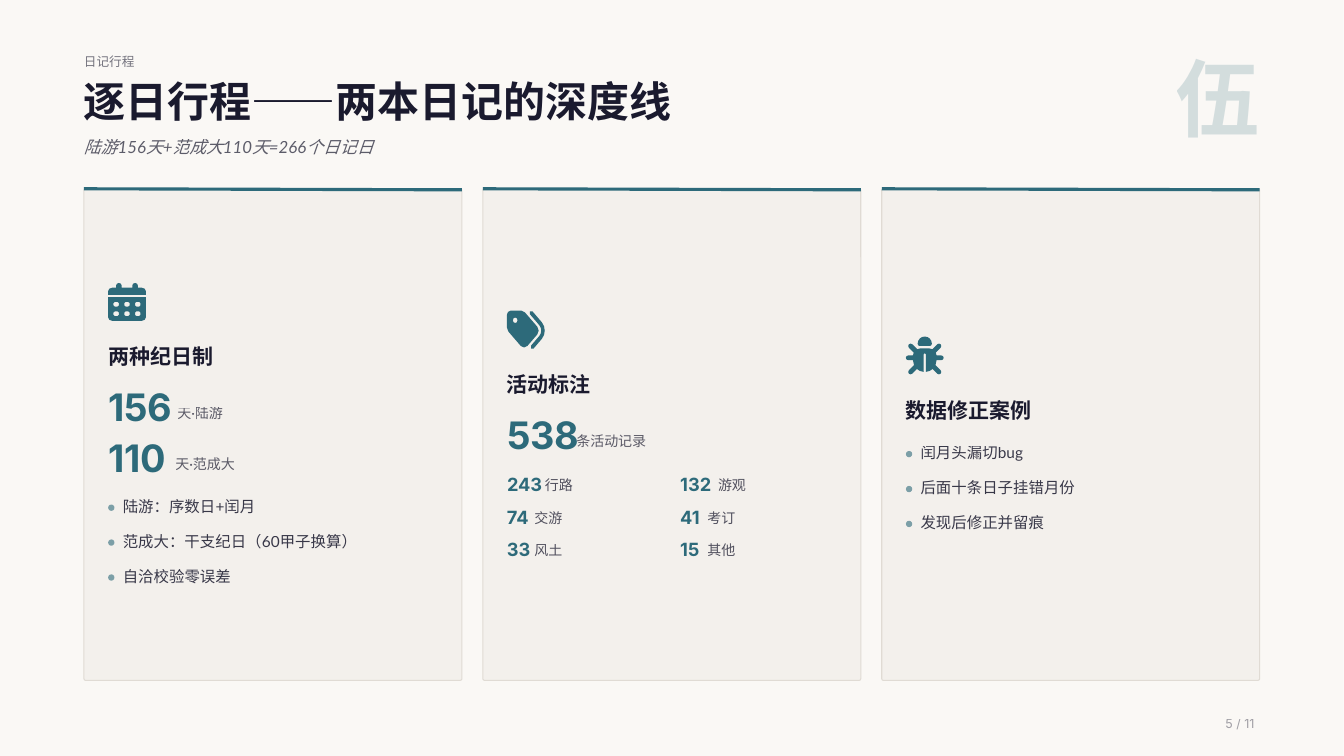
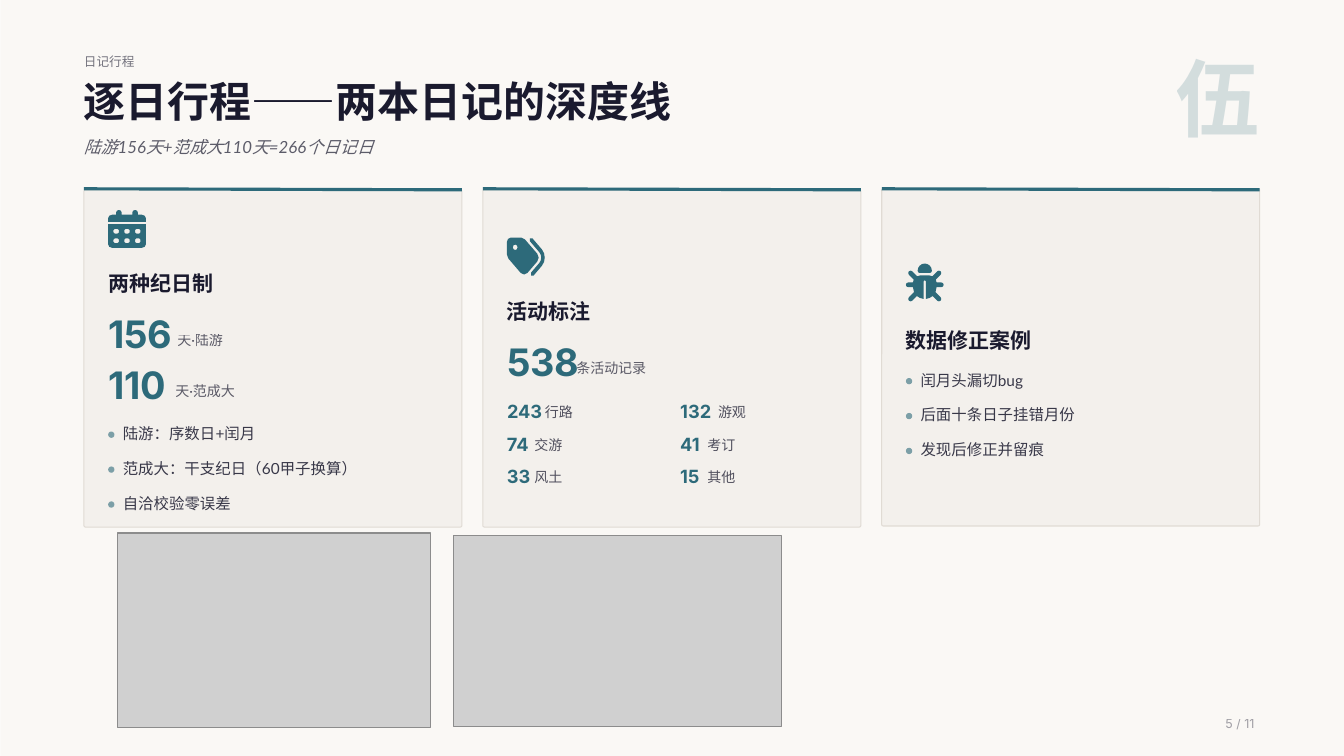
Before and after one commit to puremapping/changjiang-youji, a slide deck: slide 5 of presentation/数据收集汇报_20261103/ppt/一条长江，五个时代.pptx. Drawn at 1344x756 pixels with LibreOffice and Linux fonts; fonts in the diff are those of the drawing; grey boxes stand for pictures. Boxes give left, top, right and bottom in pixels: in the first picture for what was removed or moved away, otherwise in the second. Text is boxed around its words. In the diff, an @@ line names an element or a change of style, - is before the commit and + after.

```diff
--- a/presentation/数据收集汇报_20261103/ppt/一条长江，五个时代.pptx
+++ b/presentation/数据收集汇报_20261103/ppt/一条长江，五个时代.pptx
@@ rounded rectangle: place and size @@
-rounded rectangle at [84,189,462,681]
+rounded rectangle at [84,190,462,527]
@@ rounded rectangle: place and size @@
-rounded rectangle at [483,189,861,681]
+rounded rectangle at [483,190,861,527]
@@ rounded rectangle: place and size @@
-rounded rectangle at [882,189,1260,681]
+rounded rectangle at [882,189,1260,526]
@@ 11 texts, 1 ellipse: place and size @@
-11 texts, 1 ellipse at [108,400,1044,556]
+11 texts, 1 ellipse at [108,330,1044,483]
@@ 16 texts, 5 ellipses, 3 freeform shapes: place and size @@
-16 texts, 5 ellipses, 3 freeform shapes at [108,283,1075,583]
+16 texts, 5 ellipses, 3 freeform shapes at [108,210,1075,510]
@@ picture added at [117,533,430,728] @@
@@ picture added at [454,536,781,727] @@
```
Also in this commit, not shown: 7 other slides changed, 1 slide removed.
